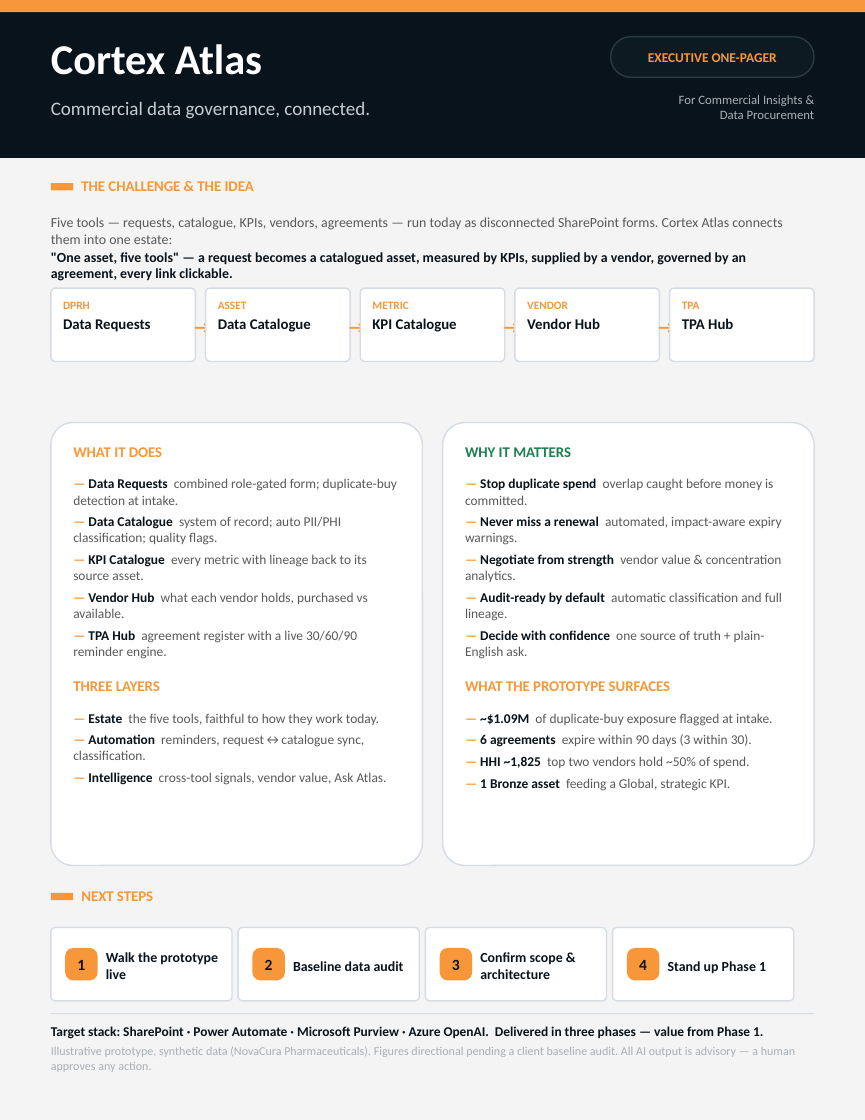
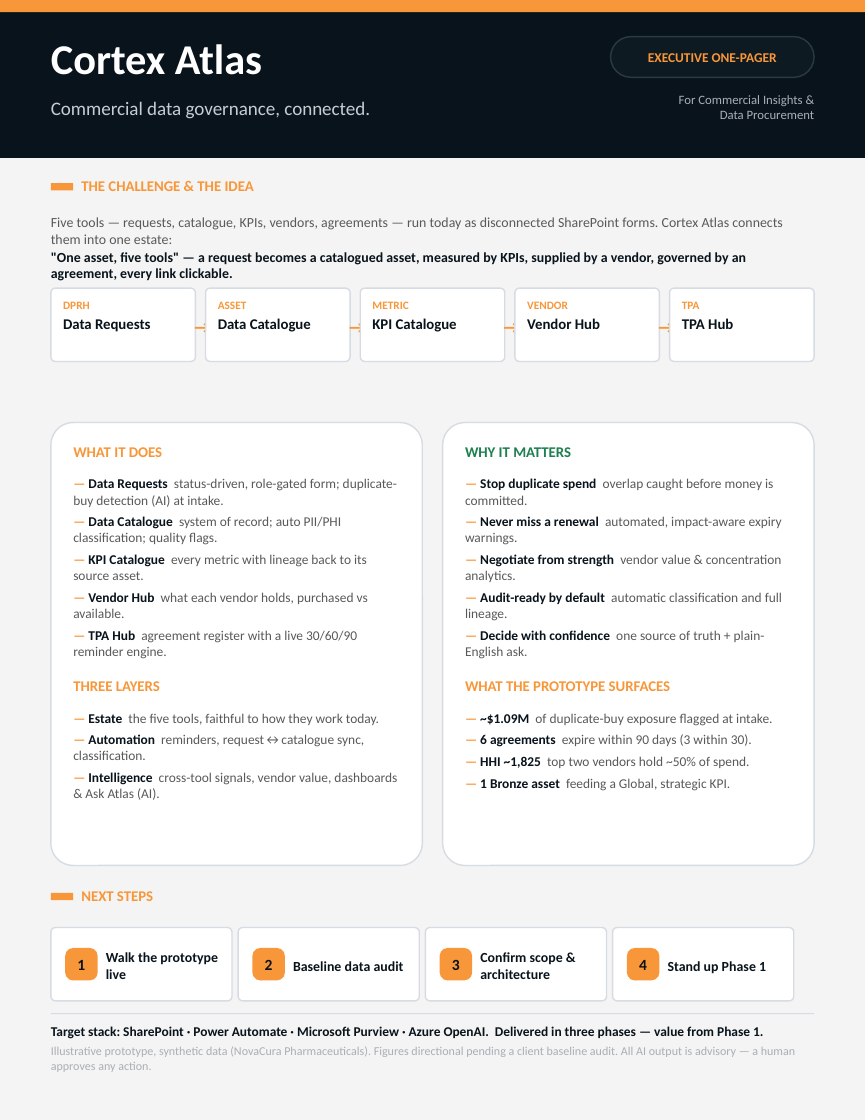
Before and after one commit to dusrty8/datasharing, a slide deck: slide 1 of Cortex-Atlas-One-Pager.pptx. Drawn at 865x1120 pixels with LibreOffice and Linux fonts; fonts in the diff are those of the drawing. Boxes give left, top, right and bottom in pixels: in the first picture for what was removed or moved away, otherwise in the second. Text is boxed around its words. In the diff, an @@ line names an element or a change of style, - is before the commit and + after.

```diff
--- a/Cortex-Atlas-One-Pager.pptx
+++ b/Cortex-Atlas-One-Pager.pptx
@@ text at (73, 478, 397, 507): text changed @@
-— Data Requests combined role-gated form; duplicate-buy detection at intake.
+— Data Requests status-driven, role-gated form; duplicate-buy detection (AI) at intake.
@@ text at (85, 772, 397, 800): text changed @@
-— Intelligence cross-tool signals, vendor value, Ask Atlas.
+— Intelligence cross-tool signals, vendor value, dashboards & Ask Atlas (AI).
```
Also in this commit, not shown: 6 other files.
